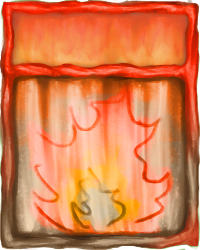
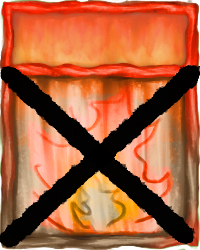
Two versions of the same layered image (200 × 250). Layer-by-layer changes:
added layer "blocked" above "stat - fire" over [0, 65, 200, 249]
